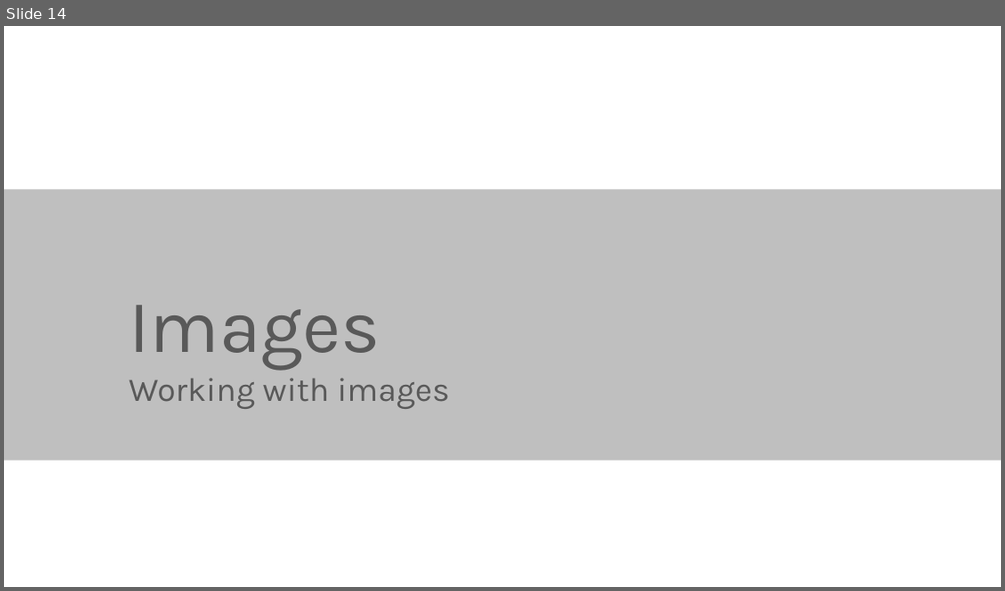
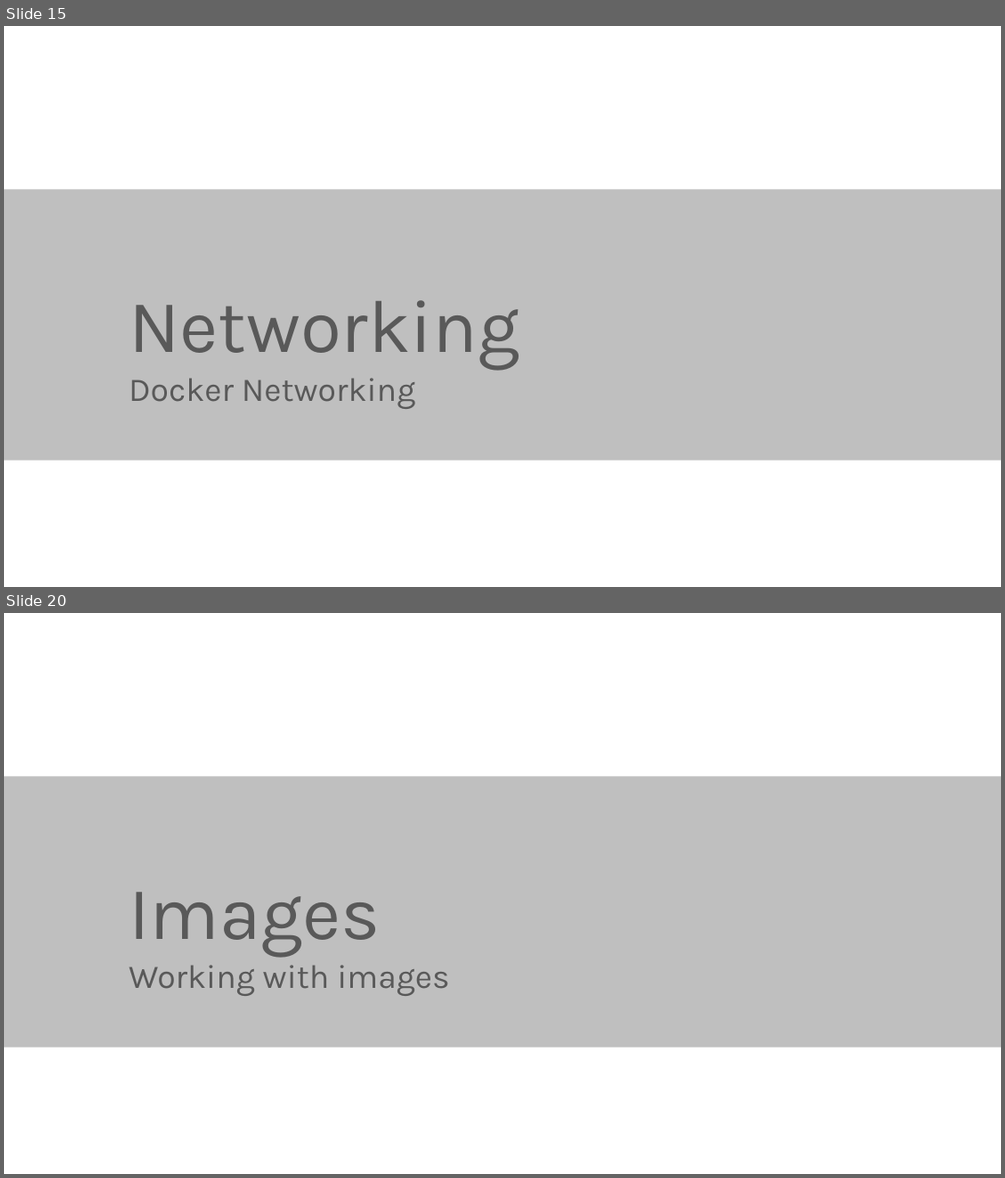
Before and after one commit to rstropek/DockerVS2015Intro, a slide deck: slides/Docker-Workshop.pptx. Shown one above the other, each under a label of ours: slide 14 before the commit, slides 15 and 20 after it; the slides between them are not shown. The pictures are 1005x591 and 1005x1178 pixels, drawn with LibreOffice and Linux fonts; fonts in the diff are those of the drawing. Boxes give left, top, right and bottom in pixels: in the first picture for what was removed or moved away, otherwise in the second. Text is boxed around its words. In the diff, an @@ line names an element or a change of style, - is before the commit and + after.

Commit message:
Enhance Docker slides

```diff
--- a/slides/Docker-Workshop.pptx
+++ b/slides/Docker-Workshop.pptx
@@ slide 15 added at (4, 26, 1001, 587), background #FFFFFF; not listed: 1 template element that a slide beside it also shows @@
@@ title added at (129, 300, 519, 370), 54 pt, text #595959 @@
+Networking
@@ text added at (129, 378, 415, 409), 24 pt, text #595959 @@
+Docker Networking
@@ what was slide 14 is now slide 20 @@
```
Also in this commit, not shown: 2 slides changed, 5 other slides added.
